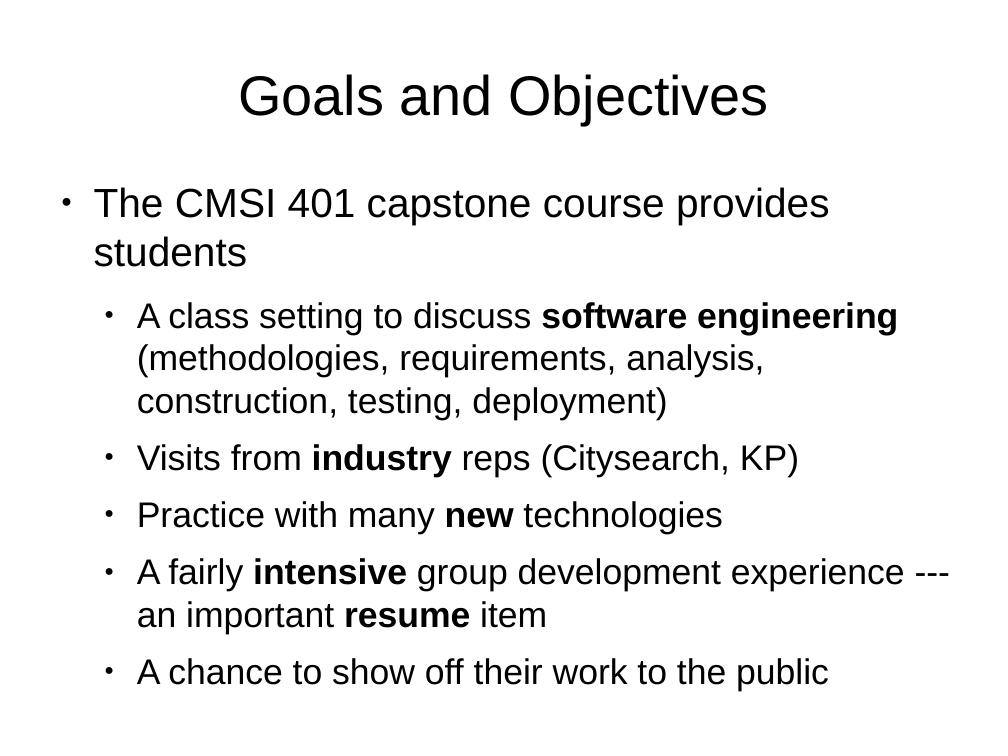
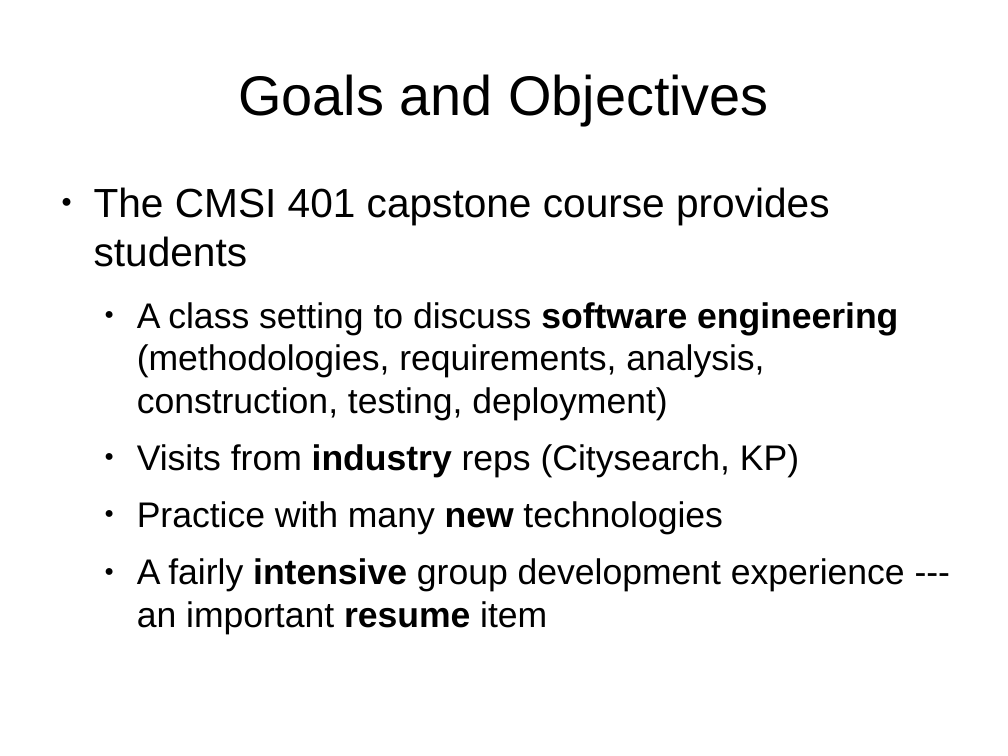
Before and after one commit to lmucs/playserengeti, a slide deck: slide 4 of serengeti/src/site/serengeti.odp. Drawn at 1008x756 pixels with LibreOffice and Linux fonts; fonts in the diff are those of the drawing. Boxes give left, top, right and bottom in pixels: in the first picture for what was removed or moved away, otherwise in the second. Text is boxed around its words. In the diff, an @@ line names an element or a change of style, - is before the commit and + after.

```diff
--- a/serengeti/src/site/serengeti.odp
+++ b/serengeti/src/site/serengeti.odp
@@ text at (x1=137, y1=658, x2=726, y2=685): paragraph removed @@
-  ● A chance to show off their work to the public
```
Also in this commit, not shown: 3 other slides changed, 1 slide added, 2 slides removed.
